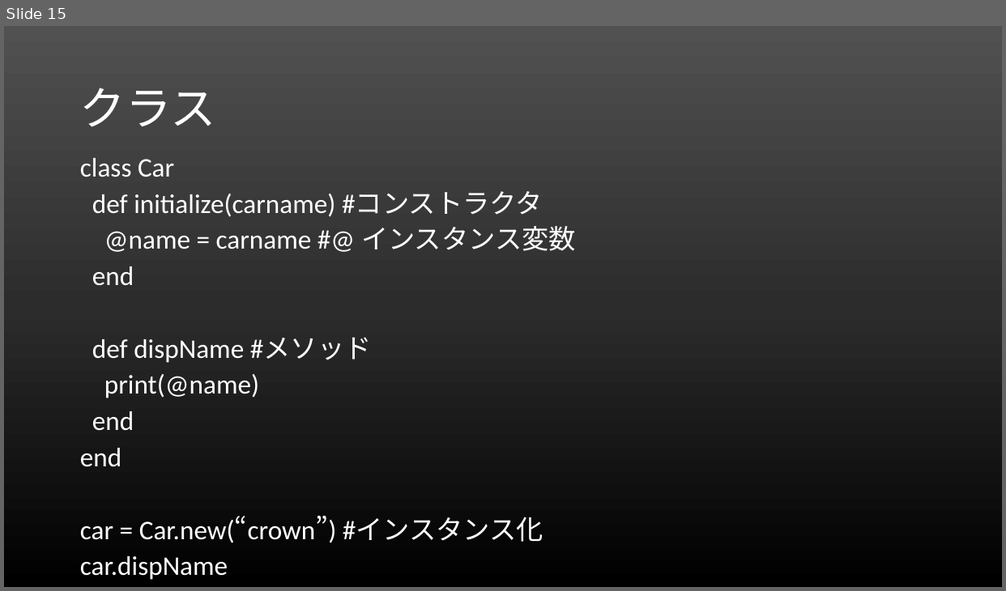
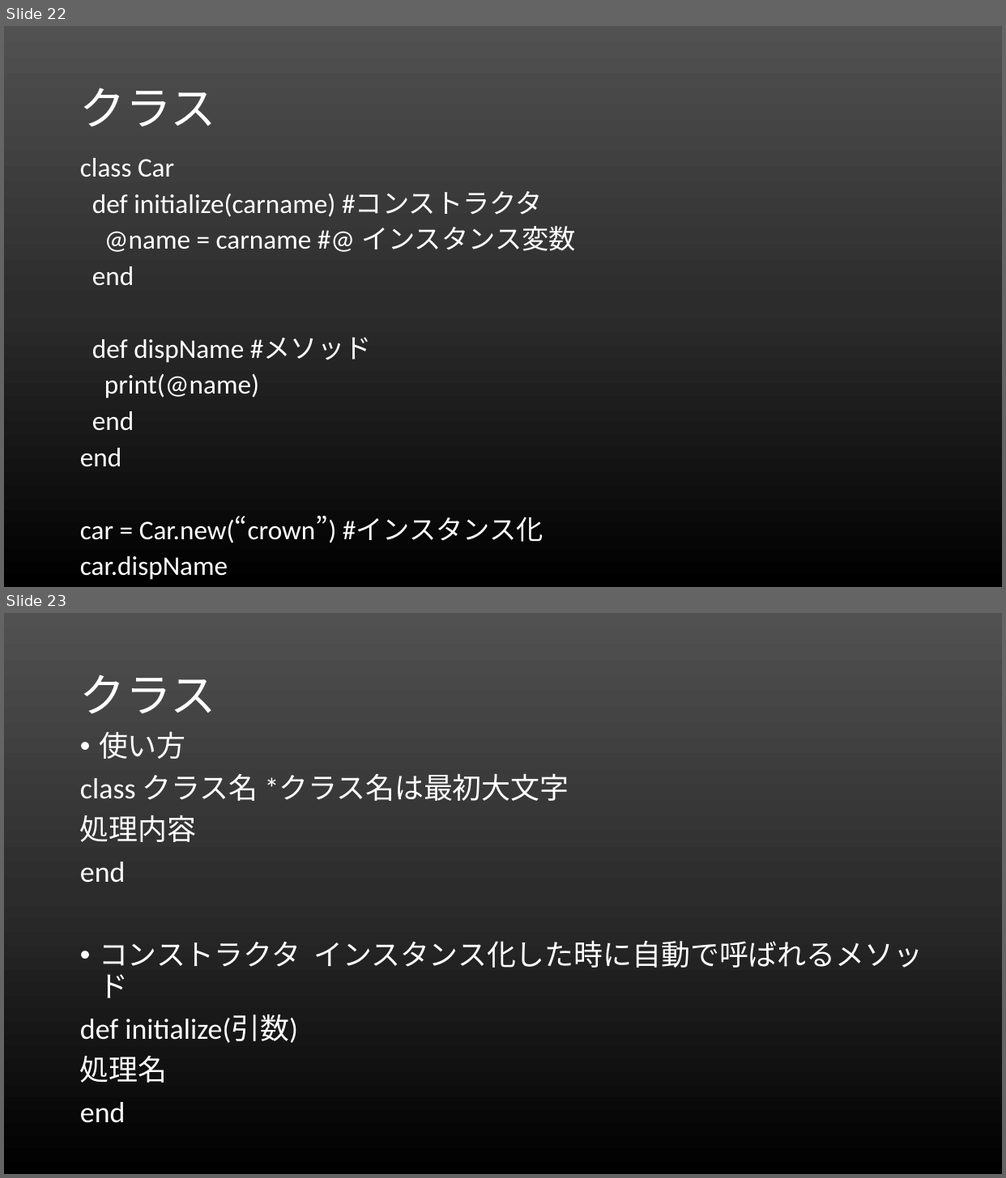
Before and after one commit to rubylecture/Rubylecture, a slide deck: Rubyレクチャー.pptx. Shown one above the other, each under a label of ours: slide 15 before the commit, slides 22 and 23 after it. The pictures are 1006x591 and 1006x1178 pixels, drawn with LibreOffice and Linux fonts; fonts in the diff are those of the drawing. Boxes give left, top, right and bottom in pixels: in the first picture for what was removed or moved away, otherwise in the second. Text is boxed around its words. In the diff, an @@ line names an element or a change of style, - is before the commit and + after.

```diff
--- a/Rubyレクチャー.pptx
+++ b/Rubyレクチャー.pptx
@@ slide 23 added at (4, 613, 1002, 1174), background gradient #515151 to #2E2E2E to #000000 @@
@@ title added at (80, 675, 216, 714), 44 pt, text #FFFFFF @@
+クラス
@@ text added at (80, 731, 923, 1123), 28 pt, text #FFFFFF @@
+• 使い方
+class クラス名 *クラス名は最初大文字
+処理内容
+end
+• コンストラクタ インスタンス化した時に自動で呼ばれるメソッド
+def initialize(引数)
+処理名
+end
@@ what was slide 15 is now slide 22 @@
```
Also in this commit, not shown: 6 slides changed, 17 other slides added, 5 other files.
